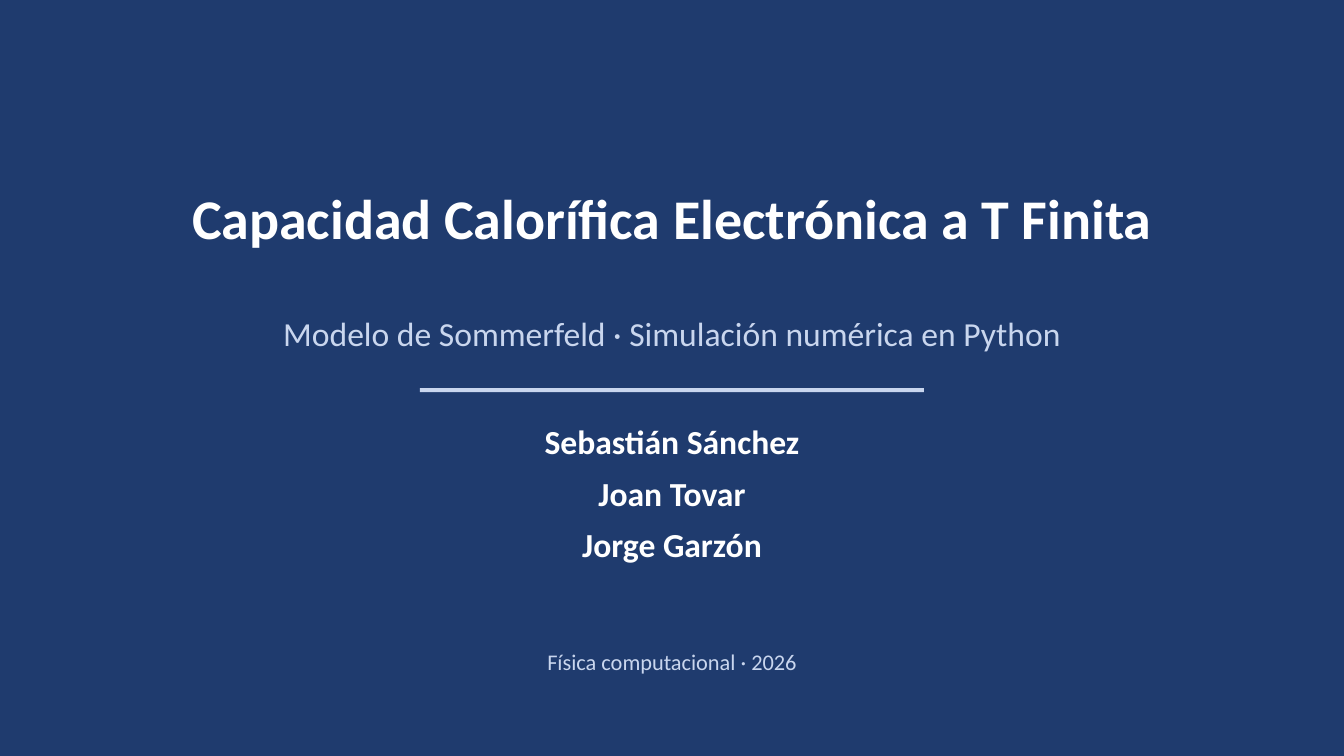
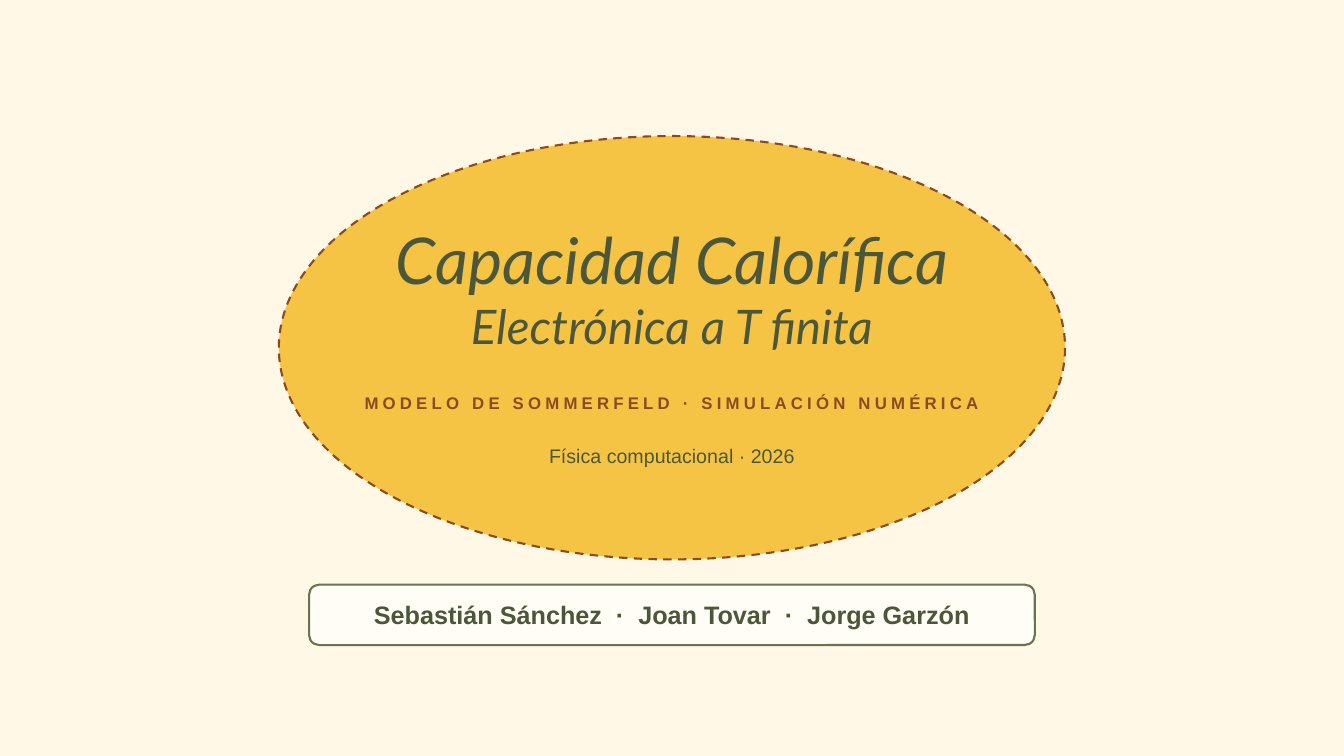
Before and after one commit to SolecitoPunk/capacidad_calorifica, a slide deck: slide 1 of presentacion/presentacion_sommerfeld.pptx. Drawn at 1344x756 pixels with LibreOffice and Linux fonts; fonts in the diff are those of the drawing; background and template pictures are left out. Boxes give left, top, right and bottom in pixels: in the first picture for what was removed or moved away, otherwise in the second. Text is boxed around its words. In the diff, an @@ line names an element or a change of style, - is before the commit and + after.

```diff
--- a/presentacion/presentacion_sommerfeld.pptx
+++ b/presentacion/presentacion_sommerfeld.pptx
@@ background #1F3B6E to picture (left out) @@
@@ ellipse added at [279, 136, 1066, 560], fill #F6C445, outline #8B4A20 1.5 pt dashed @@
@@ text added at [396, 236, 948, 295], 46 pt, text #4C573A, italic @@
+Capacidad Calorífica
@@ text "Electrónica a T finita" at [471, 309, 873, 350]: vertical alignment middle to top @@
@@ text at [471, 309, 873, 350]: text changed; size 40 to 34 pt; font Calibri to Lato; text colour #FFFFFF to #4C573A; bold off; italic on @@
-Capacidad Calorífica Electrónica a T Finita
+Electrónica a T finita
@@ rectangle removed at [420, 388, 925, 392] @@
@@ text "MODELO DE SOMMERFELD · SIMULACIÓN ..." at [365, 396, 978, 409]: vertical alignment middle to top @@
@@ text at [365, 396, 978, 409]: text changed; size 24 to 12 pt; font Calibri to Arial; text colour #C9D6EE to #8B4A20; bold on @@
-Modelo de Sommerfeld · Simulación numérica en Python
+MODELO DE SOMMERFELD · SIMULACIÓN NUMÉRICA
@@ text "Física computacional · 2026": place and size @@
-text "Física computacional · 2026" at [547, 654, 796, 674]
+text "Física computacional · 2026" at [549, 448, 795, 467]
@@ text "Física computacional · 2026" at [549, 448, 795, 467]: size 16 to 14 pt, font Calibri to Arial, text colour #C9D6EE to #4C573A; less space between paragraphs @@
@@ rounded rectangle "Sebastián Sánchez · Joan Tovar ...": place and size @@
-rounded rectangle "Sebastián Sánchez · Joan Tovar ..." at [545, 430, 799, 563]
+rounded rectangle "Sebastián Sánchez · Joan Tovar ..." at [310, 585, 1035, 645]
@@ rounded rectangle "Sebastián Sánchez · Joan Tovar ..." at [310, 585, 1035, 645]: vertical alignment top to middle; fill none to #FFFDF5; outline none to #66744F 1.5 pt @@
@@ text in rounded rectangle at [374, 605, 970, 630]: text changed; size 24 to 18 pt; font Calibri to Arial; text colour #FFFFFF to #4C573A @@
-Sebastián Sánchez
-Joan Tovar
-Jorge Garzón
+Sebastián Sánchez · Joan Tovar · Jorge Garzón
```
Also in this commit, not shown: 15 other slides changed, 19 other files.
